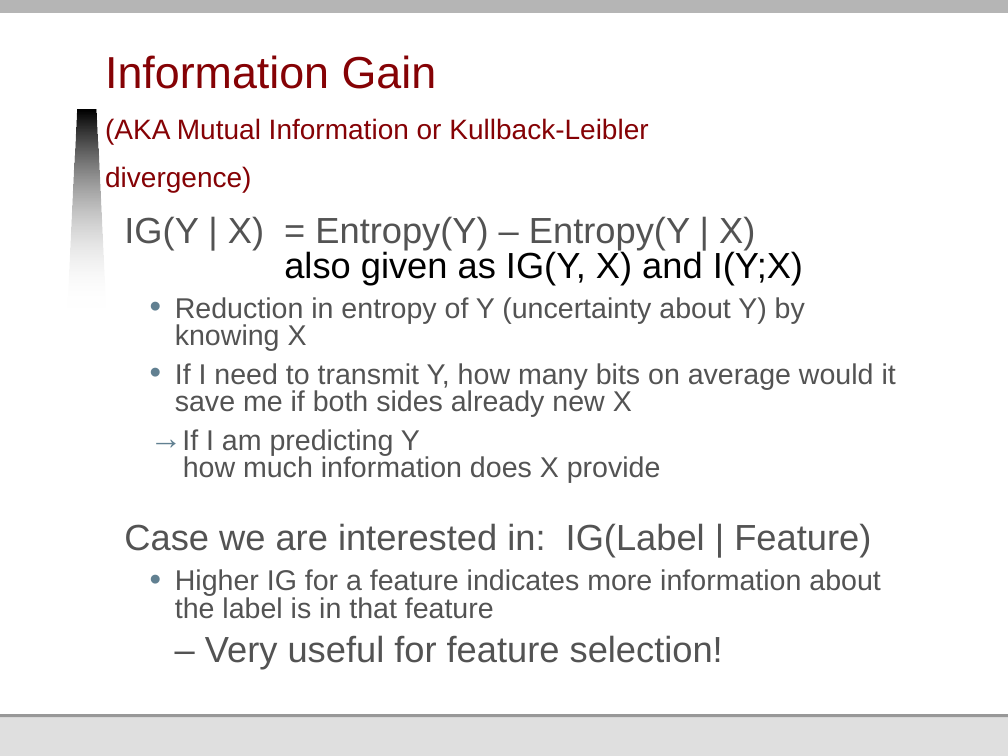
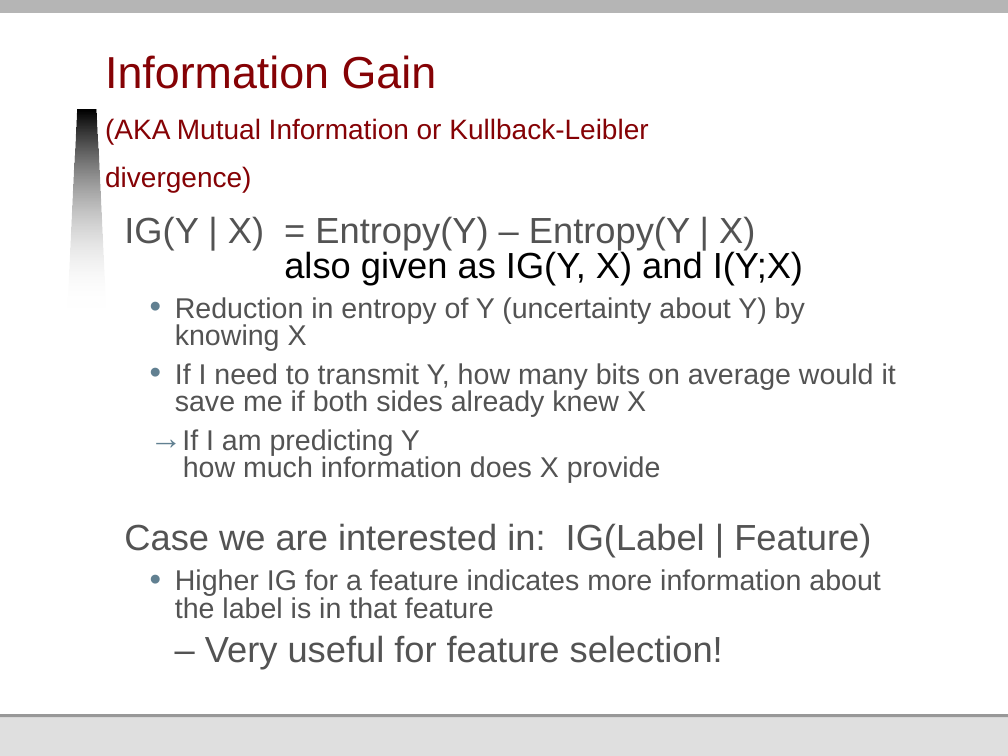
Before and after one commit to jmankoff/data, a slide deck: slide 48 of Lectures/13 Machine Learning II Naive Bayes and Decision Trees.pptx (slide 43 before the commit). Drawn at 1008x756 pixels with LibreOffice and Linux fonts; fonts in the diff are those of the drawing; background and template pictures are left out. Boxes give left, top, right and bottom in pixels: in the first picture for what was removed or moved away, otherwise in the second. Text is boxed around its words. In the diff, an @@ line names an element or a change of style, - is before the commit and + after.

```diff
--- a/Lectures/13 Machine Learning II Naive Bayes and Decision Trees.pptx
+++ b/Lectures/13 Machine Learning II Naive Bayes and Decision Trees.pptx
@@ text at (175, 363, 896, 417): text changed @@
-  • If I need to transmit Y, how many bits on average would it save me if both sides already new X
+  • If I need to transmit Y, how many bits on average would it save me if both sides already knew X
```
Also in this commit, not shown: 12 other slides changed, 5 slides added, 1 other file.
